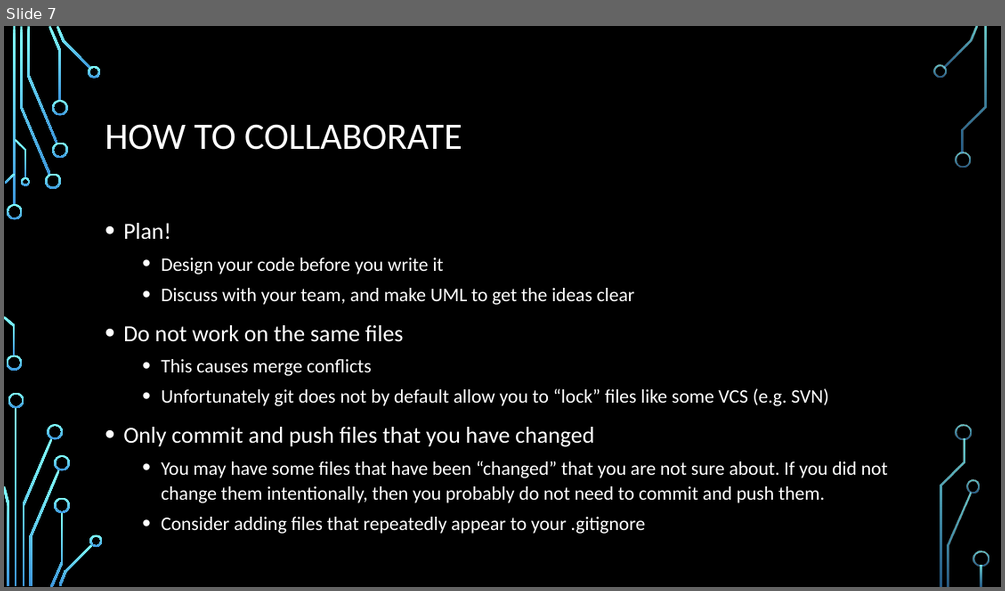
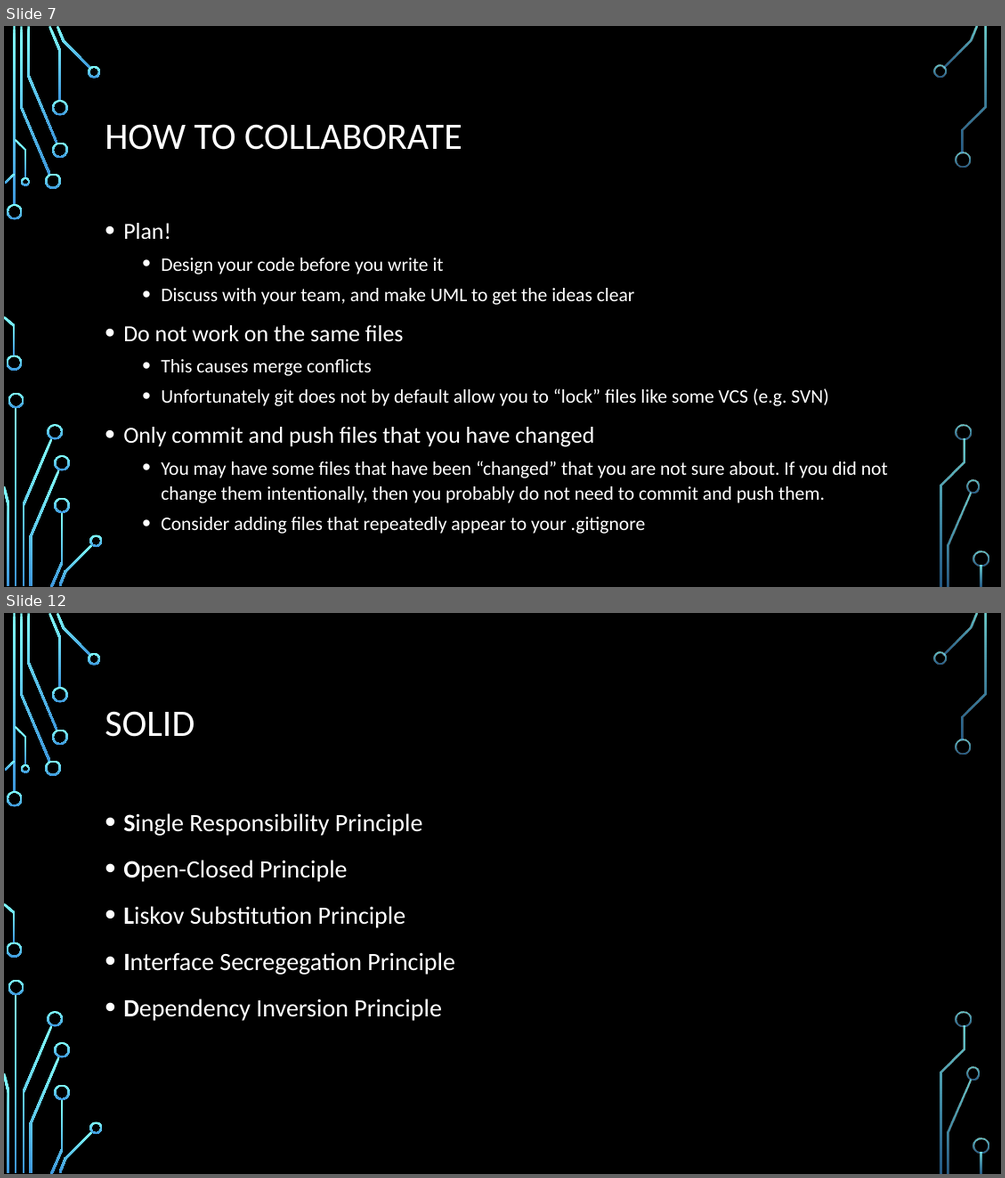
Before and after one commit to EoinRaff/Java_Demo, a slide deck: Github Workflow.pptx. Shown one above the other, each under a label of ours: slide 7 before the commit, slides 7 and 12 after it; the slides between them are not shown. The pictures are 1005x591 and 1005x1178 pixels, drawn with LibreOffice and Linux fonts; fonts in the diff are those of the drawing; background and template pictures are left out. Boxes give left, top, right and bottom in pixels: in the first picture for what was removed or moved away, otherwise in the second. Text is boxed around its words. In the diff, an @@ line names an element or a change of style, - is before the commit and + after.

Commit message:
added DRY and SOLID sections to presentation

```diff
--- a/Github Workflow.pptx
+++ b/Github Workflow.pptx
@@ slide 12 added at box(4, 613, 1001, 1174), background picture (left out); not listed: 36 template elements that a slide beside it also shows @@
@@ title added at box(105, 711, 194, 737), 36 pt, text #FFFFFF @@
+SOLID
@@ text added at box(123, 813, 455, 1021), 24 pt, text #FFFFFF @@
+• Single Responsibility Principle
+• Open-Closed Principle
+• Liskov Substitution Principle
+• Interface Secregegation Principle
+• Dependency Inversion Principle
```
Also in this commit, not shown: 2 slides changed, 4 other slides added.
